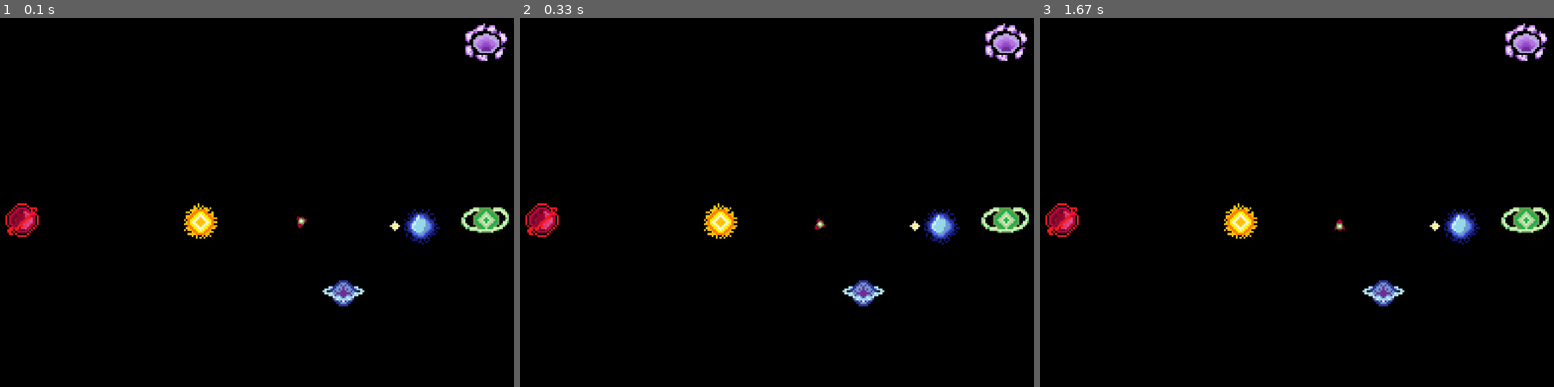
Above: before the commit, frames 1-3 (left to right).
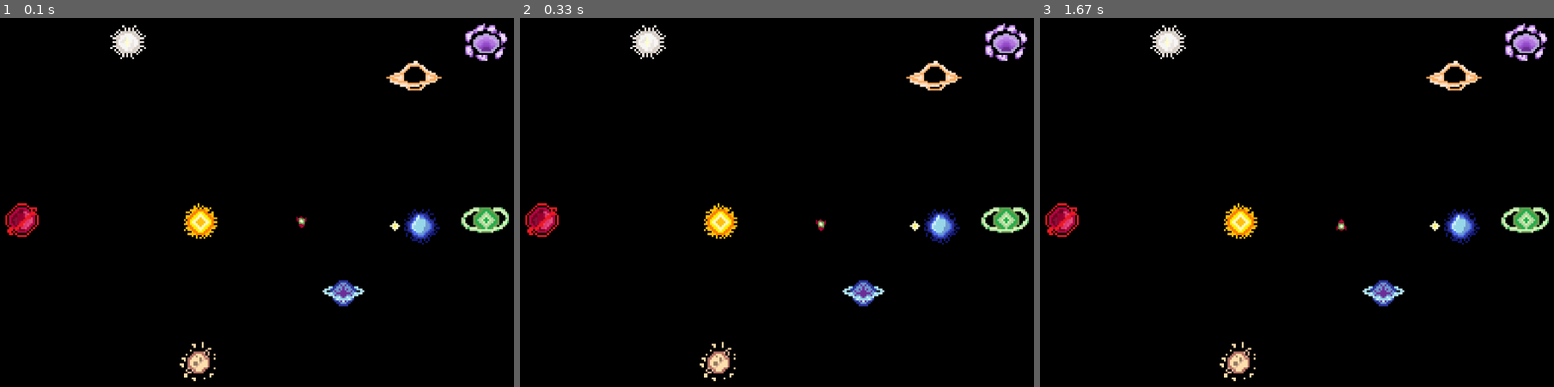
Above: after the commit, the same moments.

Repository: maxim739/Hackathon26
Game: pygame game, started from MovingStatic.py
The game is run twice, just before and just after one commit, with the same random seed, the same clock (stepped at 60 frames per second) and the same inputs.
Inputs:
- Up to frame 1 (0.1 s): no input
- Up to frame 2 (0.33 s): no input
- Up to frame 3 (1.67 s): tap S at 0.33 s

The runs differ from the first frame. In frame 1, 1.1% of the frame differs, in the area x 21-86%, y 1-99%; in frame 2, 1.1%; in frame 3, 1.1%.

Commit message:
new planets

Diff:
--- a/MovingStatic.py
+++ b/MovingStatic.py
@@ -33,6 +33,15 @@
 
 planet5_img = pygame.image.load("sprites/planet5.png").convert_alpha()
 planet5_img = pygame.transform.scale(planet5_img, (100, 100))
+
+planet6_img = pygame.image.load("sprites/planet6.png").convert_alpha()
+planet6_img = pygame.transform.scale(planet6_img, (100, 100))
+
+planet7_img = pygame.image.load("sprites/planet7.png").convert_alpha()
+planet7_img = pygame.transform.scale(planet7_img, (100, 100))
+
+planet8_img = pygame.image.load("sprites/planet8.png").convert_alpha()
+planet8_img = pygame.transform.scale(planet8_img, (100, 100))
 
 goal_img = pygame.image.load("sprites/goalAura.png").convert_alpha()
 goal_img = pygame.transform.scale(goal_img, (100, 100))
@@ -183,12 +192,15 @@
             pygame.draw.circle(screen, self.color, (screen_x, screen_y), self.radius)
 
 bodies = [
-    Static_body(0, 0, 5e31, 20, (255, 255, 0), planet1_img),
+    Static_body(0, 0, 5e28, 20, (255, 255, 0), planet1_img),
     Static_body(4e12, 2e12, 2e30, 20, (255,0,0), planet2_img),
     Static_body(6e12, 0, 1e30, 20, (0,0,0), planet3_img),
     Static_body(8e12, 0, 8e21, 20, (0,0,0), planet4_img),
     Static_body(-5e12, 0, 2e31, 20, (0,0,0), planet5_img),
     Static_body(8e12, -5e12, 8e28, 20, (0,0,0), goal_img),
+    Static_body(-2e12, -5e12, 1e30, 20, (0,0,0), planet6_img),
+    Static_body(6e12, -4e12, 1e30, 20, (0,0,0), planet7_img),
+    Static_body(0, 4e12, 1e30, 20, (0,0,0), planet8_img),
     Moving_body(2.867e12, 0, 0, 6810, 8.681e25, 4, (100, 200, 255), rocket_img)
 ]
 
